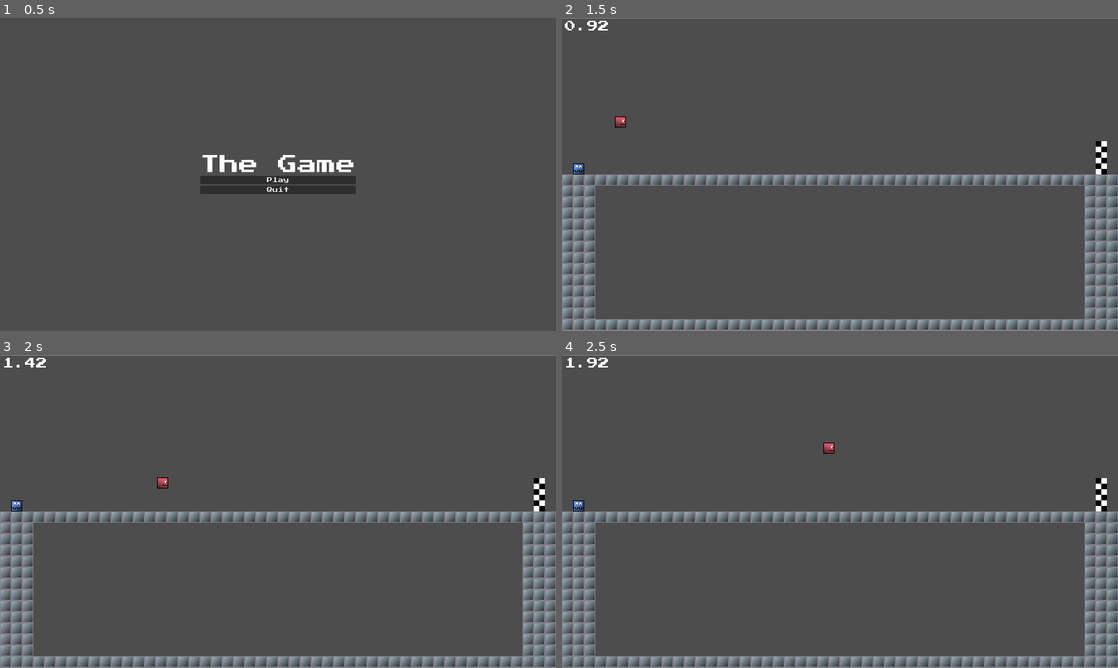
Above: before the commit, frames 1-4 (two rows, left to right).
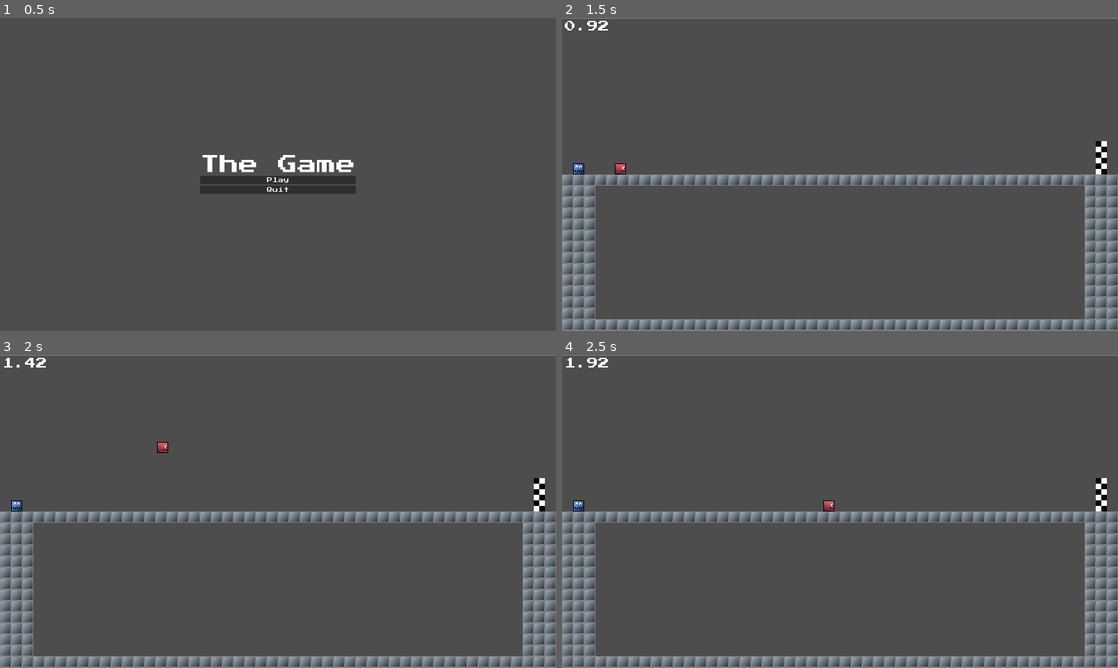
Above: after the commit, the same moments.

Repository: mdawso/dissertation
Game: Godot game, scene res://scenes/main.tscn
Same seed, same stepped clock (60 frames per second), same inputs: the game is played once before the commit and once after it.
Inputs:
- Up to frame 1 (0.5 s): no input
- Up to frame 2 (1.5 s): click "Play" at 0.5 s; tap Enter (ui_accept) at 1.25, 1.35 s; hold Right (right) from 1.28 s (still down)
- Up to frame 3 (2 s): keep holding Right (right); tap Space (jump) at 1.52, 1.55, 1.82 s
- Up to frame 4 (2.5 s): keep holding Right (right); tap Space (jump) at 2.1, 2.27 s; tap Enter (ui_accept) at 2.3 s

Frame 1 is identical in both runs. In frame 2, 0.1% of the frame differs, in the area x 9-12%, y 31-50%; in frame 3, 0.1%; in frame 4, 0.1%.

Commit message:
lowered tickrate and played about with python

Diff:
--- a/project.godot
+++ b/project.godot
@@ -13,7 +13,7 @@
 config/name="dissertation"
 run/main_scene="res://scenes/main.tscn"
 config/features=PackedStringArray("4.3", "Forward Plus")
-run/max_fps=120
+run/max_fps=60
 config/icon="res://assets/ai_player.png"
 
 [autoload]
@@ -54,6 +54,7 @@
 jump={
 "deadzone": 0.5,
 "events": [Object(InputEventKey,"resource_local_to_scene":false,"resource_name":"","device":-1,"window_id":0,"alt_press …(191 unchanged characters)…
+, Object(InputEventKey,"resource_local_to_scene":false,"resource_name":"","device":-1,"window_id":0,"alt_pressed":false,"shift_pressed":false,"ctrl_pressed":false,"meta_pressed":false,"pressed":false,"keycode":0,"physical_keycode":4194320,"key_label":0,"unicode":0,"location":0,"echo":false,"script":null)
 ]
 }
 sprint={
@@ -69,10 +70,6 @@
 2d_physics/layer_3="Goals"
 2d_physics/layer_4="AI"
 
-[physics]
-
-common/physics_ticks_per_second=120
-
 [rendering]
 
 textures/canvas_textures/default_texture_filter=3
--- a/scripts/game.gd
+++ b/scripts/game.gd
@@ -8,5 +8,5 @@
 
 
 # Called every frame. 'delta' is the elapsed time since the previous frame.
-func _process(delta: float) -> void:
+func _process(_delta: float) -> void:
 	pass
--- a/scripts/gd_server.gd
+++ b/scripts/gd_server.gd
@@ -1,7 +1,7 @@
 extends Node
 
 var server : UDPServer
-var peers : Array = []
+var peer : PacketPeerUDP
 
 const UDP_IP : String = "127.0.0.1"
 const UDP_PORT : int = 9876
@@ -10,13 +10,12 @@
 	server = UDPServer.new()
 	server.listen(UDP_PORT, UDP_IP)
 
-func _process(_delta : float) -> void:
+func _physics_process(_delta : float) -> void:
 	server.poll()
 
-	# handle incoming connections
+	# handle incoming connection
 	if server.is_connection_available():
-		var peer: PacketPeerUDP = server.take_connection()
-		peers.append(peer)
+		peer = server.take_connection()
 
 		# Recieve data
 		var packet = peer.get_packet()
@@ -25,3 +24,8 @@
 
 		# Send data
 		peer.put_packet("Godot Handshake".to_ascii_buffer())
+
+	if peer:
+		if Globals.Player:
+			var player = Globals.Player
+			peer.put_packet(str(player.position).to_ascii_buffer())
--- a/scripts/player.gd
+++ b/scripts/player.gd
@@ -20,12 +20,11 @@
 		velocity += get_gravity() * delta
 
 	# Handle jump.
-	if Input.is_action_just_pressed("ui_accept") and is_on_floor():
+	if Input.is_action_just_pressed("jump") and is_on_floor():
 		velocity.y = JUMP_VELOCITY
 
 	# Get the input direction and handle the movement/deceleration.
-	# As good practice, you should replace UI actions with custom gameplay actions.
-	var direction := Input.get_axis("ui_left", "ui_right")
+	var direction := Input.get_axis("left", "right")
 
 	if direction:
 		velocity.x = direction * (SPEED * 2) if Input.is_action_pressed("sprint") else direction * SPEED # Move in pressed direction and account for sprint
Not shown, changed: python/test.py
